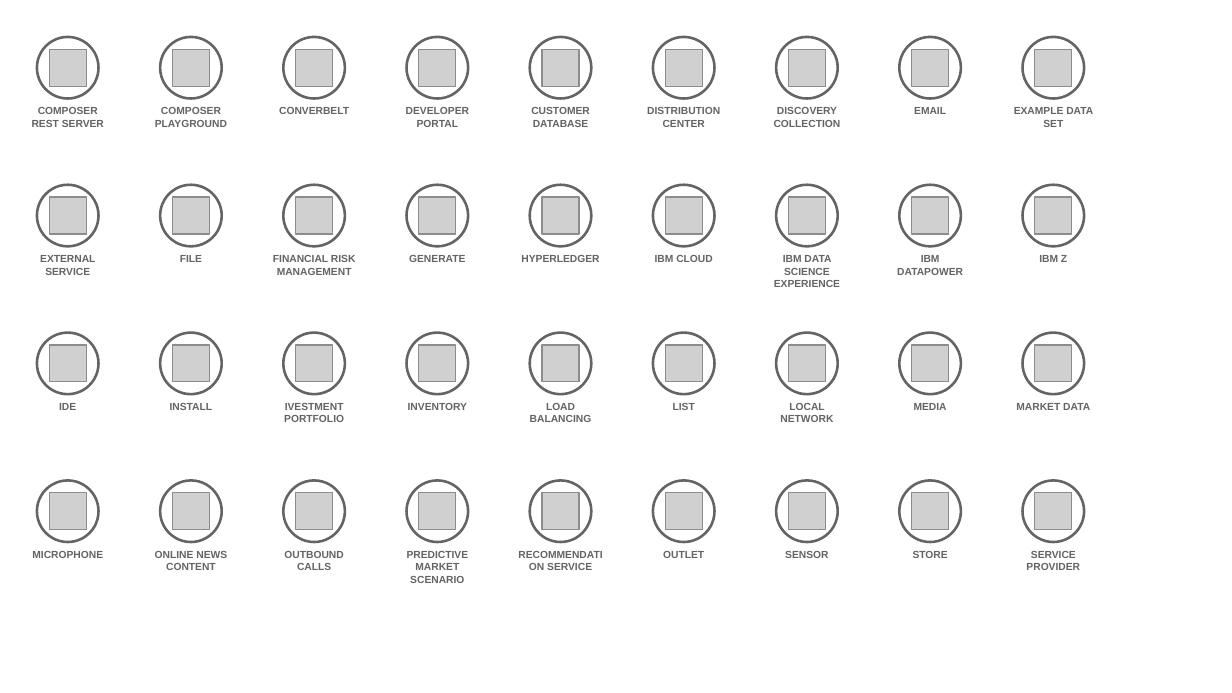
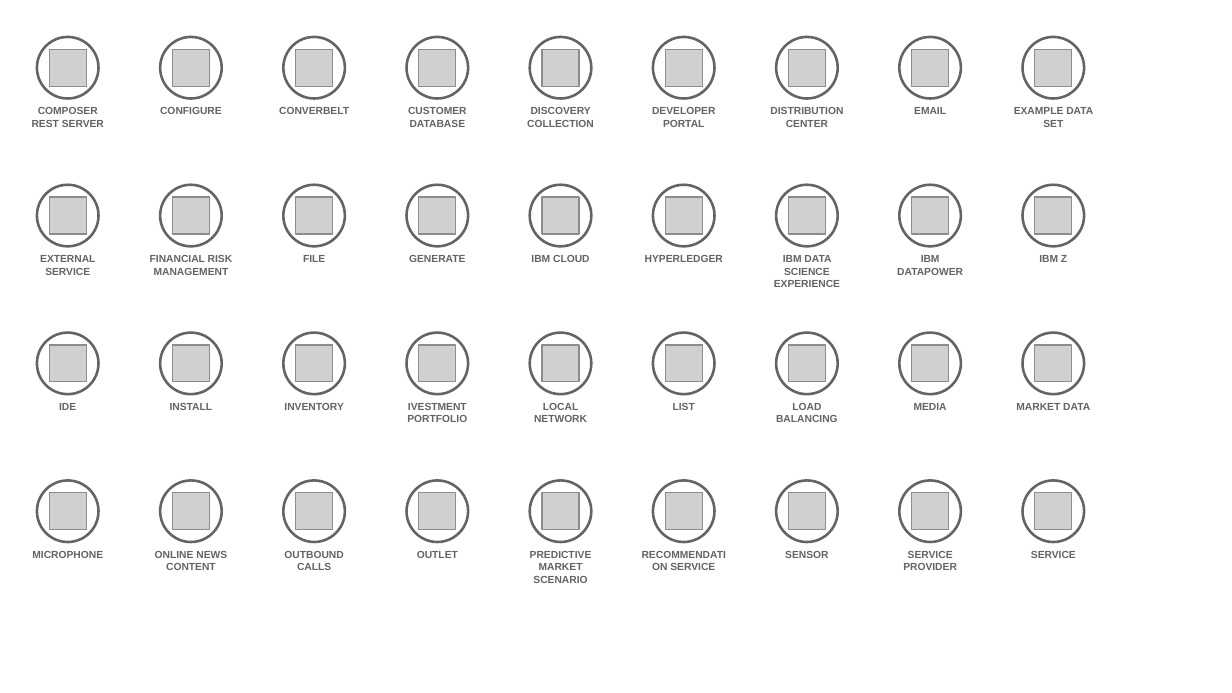
Before and after one commit to l2fprod/myarchitecture, a slide deck: slide 11 of mycatalog-architecture-diagram-template.pptx. Drawn at 1232x693 pixels with LibreOffice and Linux fonts; fonts in the diff are those of the drawing; grey boxes stand for pictures. Boxes give left, top, right and bottom in pixels: in the first picture for what was removed or moved away, otherwise in the second. Text is boxed around its words. In the diff, an @@ line names an element or a change of style, - is before the commit and + after.

```diff
--- a/mycatalog-architecture-diagram-template.pptx
+++ b/mycatalog-architecture-diagram-template.pptx
@@ text at bbox=[160, 107, 222, 114]: text changed @@
-COMPOSER PLAYGROUND
+CONFIGURE
@@ text "DISCOVERY COLLECTION": place and size @@
-text "DISCOVERY COLLECTION" at bbox=[774, 107, 841, 127]
+text "DISCOVERY COLLECTION" at bbox=[527, 107, 594, 127]
@@ text "DEVELOPER PORTAL": place and size @@
-text "DEVELOPER PORTAL" at bbox=[406, 107, 469, 127]
+text "DEVELOPER PORTAL" at bbox=[652, 107, 715, 127]
@@ 4 texts: place and size @@
-4 texts at bbox=[273, 107, 713, 410]
+4 texts at bbox=[150, 107, 590, 410]
@@ text at bbox=[534, 403, 587, 422]: text changed @@
-LOAD BALANCING
+LOCAL NETWORK
@@ text at bbox=[776, 403, 838, 422]: text changed @@
-LOCAL NETWORK
+LOAD BALANCING
@@ text "OUTLET": place and size @@
-text "OUTLET" at bbox=[663, 551, 704, 558]
+text "OUTLET" at bbox=[417, 551, 458, 558]
@@ 6 texts: place and size @@
-6 texts at bbox=[180, 107, 720, 583]
+6 texts at bbox=[303, 107, 843, 583]
@@ text at bbox=[903, 551, 957, 570]: text changed @@
-STORE
+SERVICE PROVIDER
@@ text at bbox=[1031, 551, 1076, 558]: text changed @@
-SERVICE PROVIDER
+SERVICE
```
Also in this commit, not shown: 13 other slides changed.
